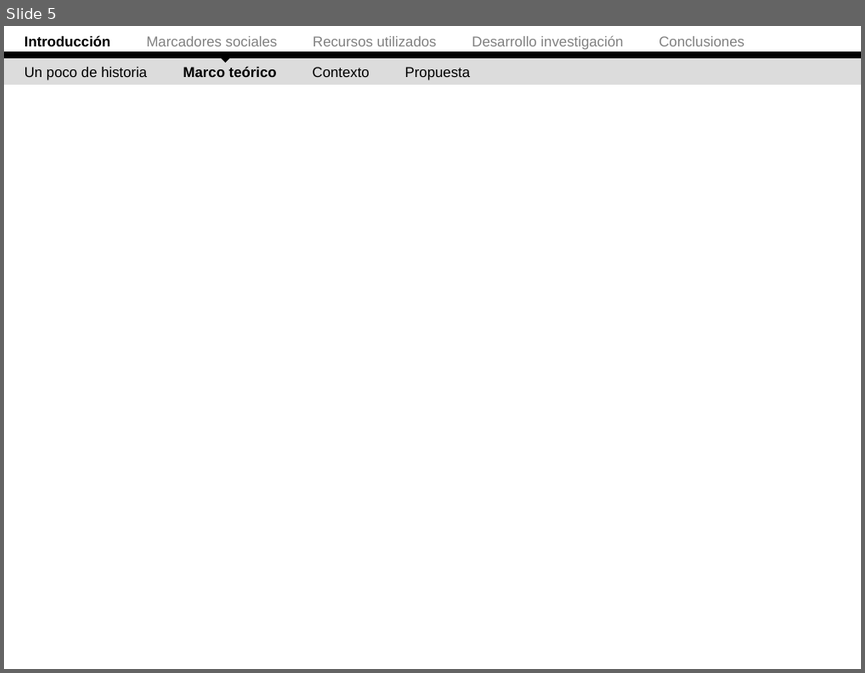
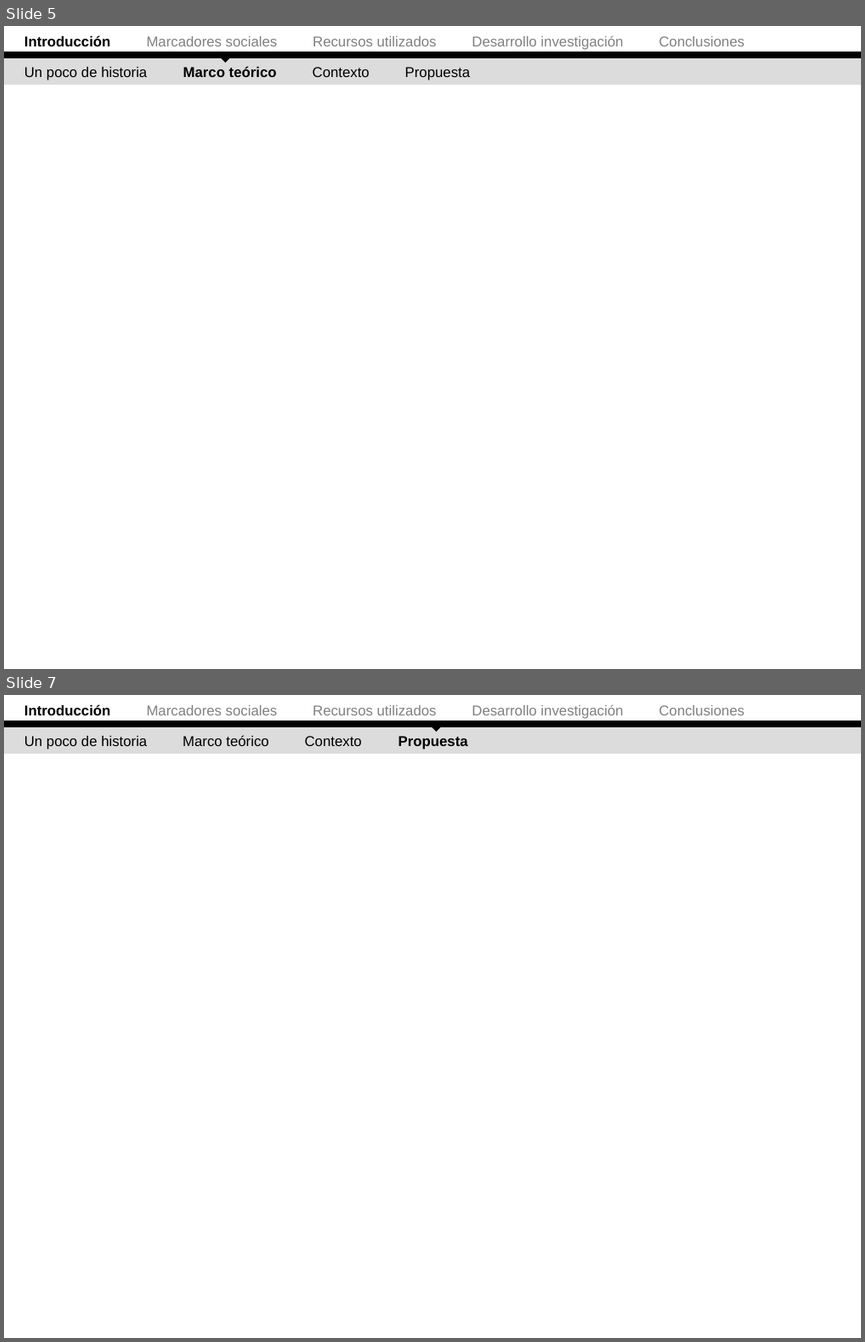
Before and after one commit to ak907kenai/nicotournetesis, a slide deck: docs_trunk/Presentación Tesis (UI nueva).ppt. Shown one above the other, each under a label of ours: slide 5 before the commit, slides 5 and 7 after it; the slides between them are not shown. The pictures are 865x673 and 865x1342 pixels, drawn with LibreOffice and Linux fonts; fonts in the diff are those of the drawing. Boxes give left, top, right and bottom in pixels: in the first picture for what was removed or moved away, otherwise in the second. Text is boxed around its words. In the diff, an @@ line names an element or a change of style, - is before the commit and + after.

```diff
--- a/docs_trunk/Presentación Tesis (UI nueva).ppt
+++ b/docs_trunk/Presentación Tesis (UI nueva).ppt
@@ slide 7 added at (4,695,861,1338), background #FFFFFF @@
@@ text added at (24,704,744,719), 12 pt, text #808080 @@
+Introducción Marcadores sociales Recursos utilizados Desarrollo investigación Conclusiones
@@ right triangle added at (427,713,446,732), fill #000000 @@
@@ rectangle added at (4,726,861,755), fill #DCDCDC @@
@@ rectangle added at (4,721,861,727), fill #000000 @@
@@ text added at (24,735,468,749), 12 pt, text #000000 @@
+Un poco de historia Marco teórico Contexto Propuesta
```
Also in this commit, not shown: 2 slides changed, 17 other slides added, 1 other file.
